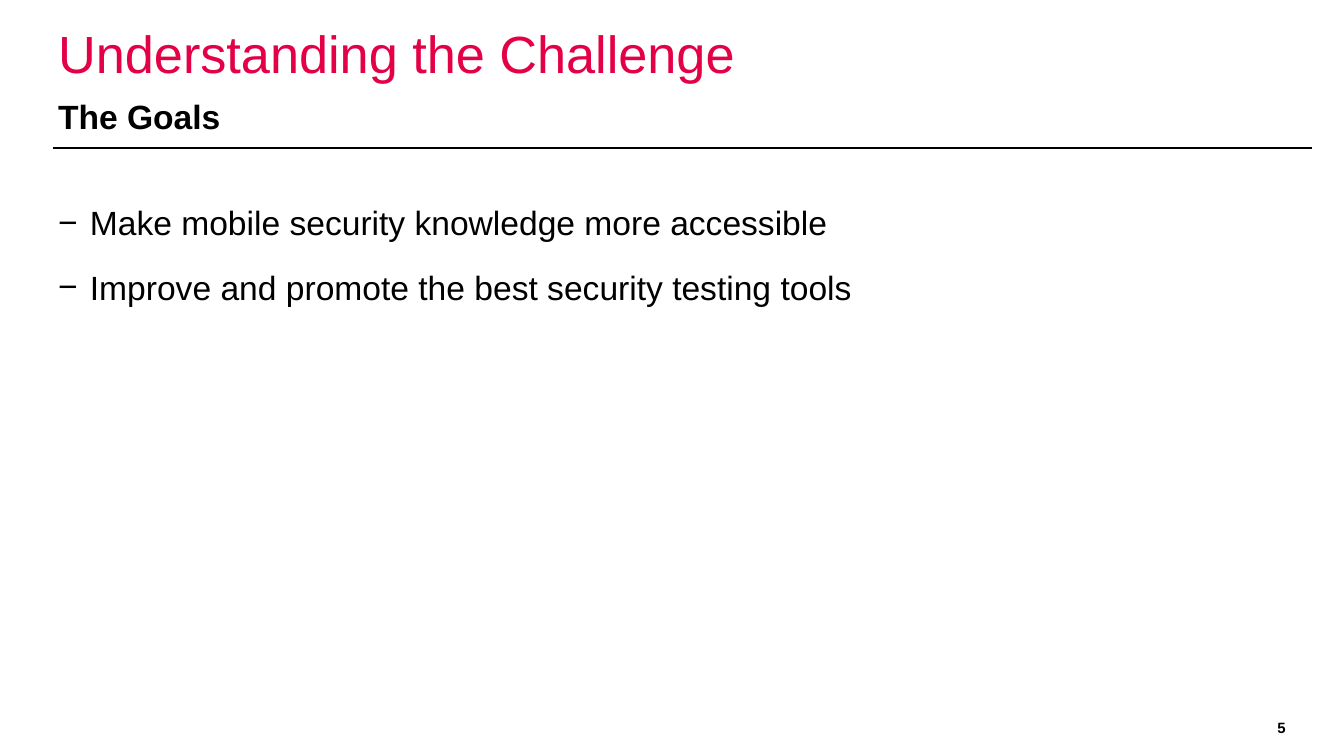
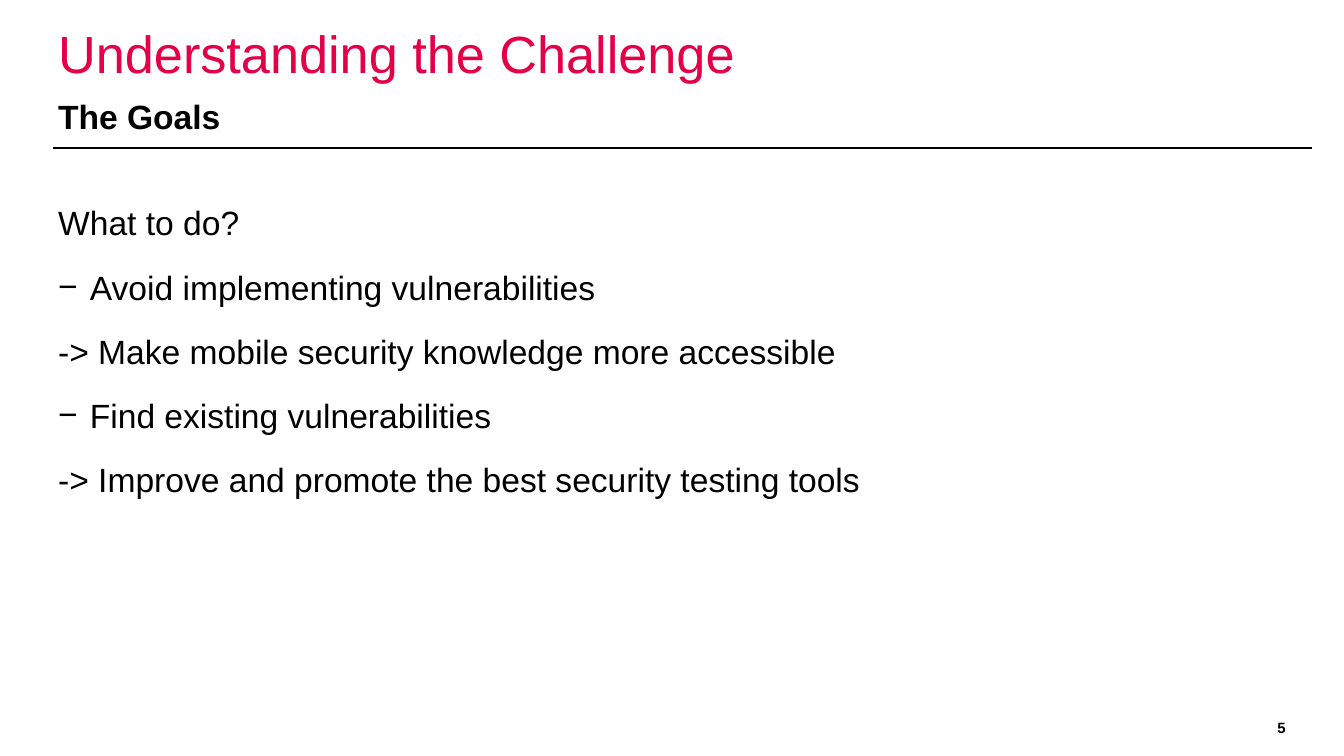
Before and after one commit to domi-cmd/Reference_Application_for_OWASP_MASTG, a slide deck: slide 5 of dev_documents/presentation/ba_thesis_presentation_kronig.pptx. Drawn at 1344x756 pixels with LibreOffice and Linux fonts; fonts in the diff are those of the drawing; background and template pictures are left out. Boxes give left, top, right and bottom in pixels: in the first picture for what was removed or moved away, otherwise in the second. Text is boxed around its words. In the diff, an @@ line names an element or a change of style, - is before the commit and + after.

Commit message:
Fixed typos in the BA thesis presentation, did slight adjustments to the bullet points in introduction and design section

```diff
--- a/dev_documents/presentation/ba_thesis_presentation_kronig.pptx
+++ b/dev_documents/presentation/ba_thesis_presentation_kronig.pptx
@@ text at [58,210,860,498]: text changed @@
-− Make mobile security knowledge more accessible
-− Improve and promote the best security testing tools
+What to do?
+− Avoid implementing vulnerabilities
+-> Make mobile security knowledge more accessible
+− Find existing vulnerabilities
+-> Improve and promote the best security testing tools
```
Also in this commit, not shown: 3 other slides changed.
